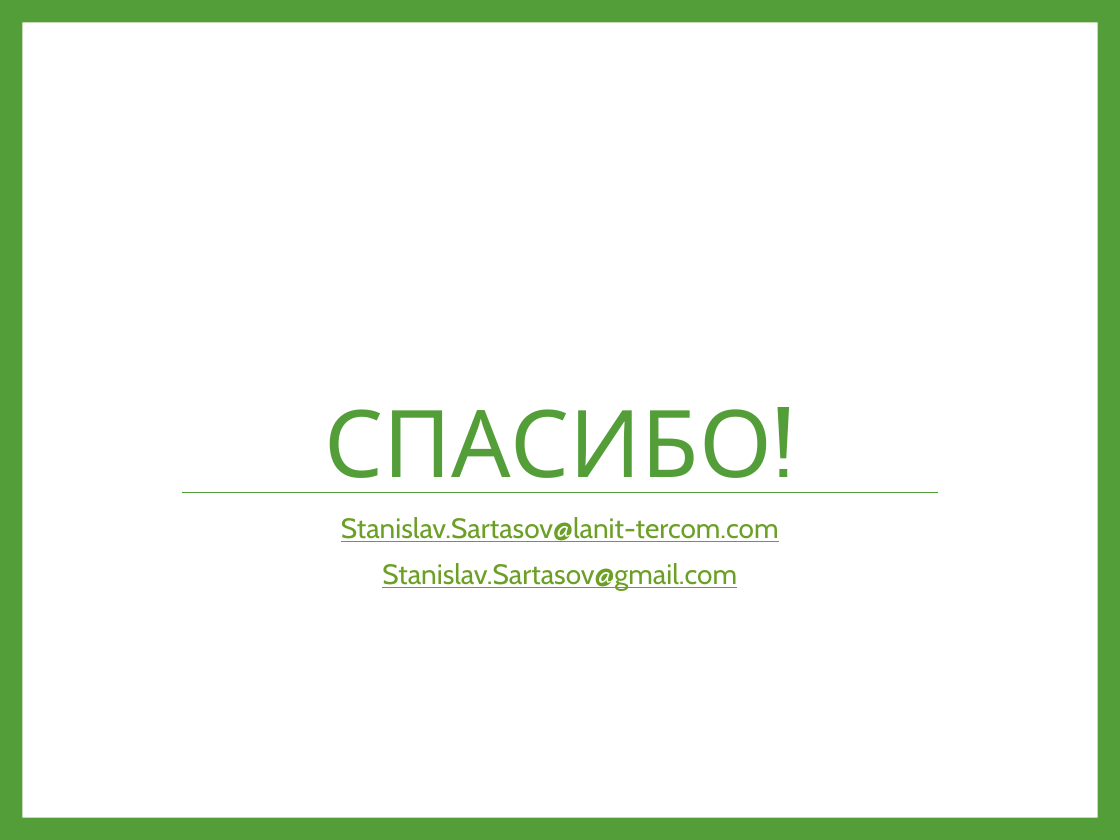
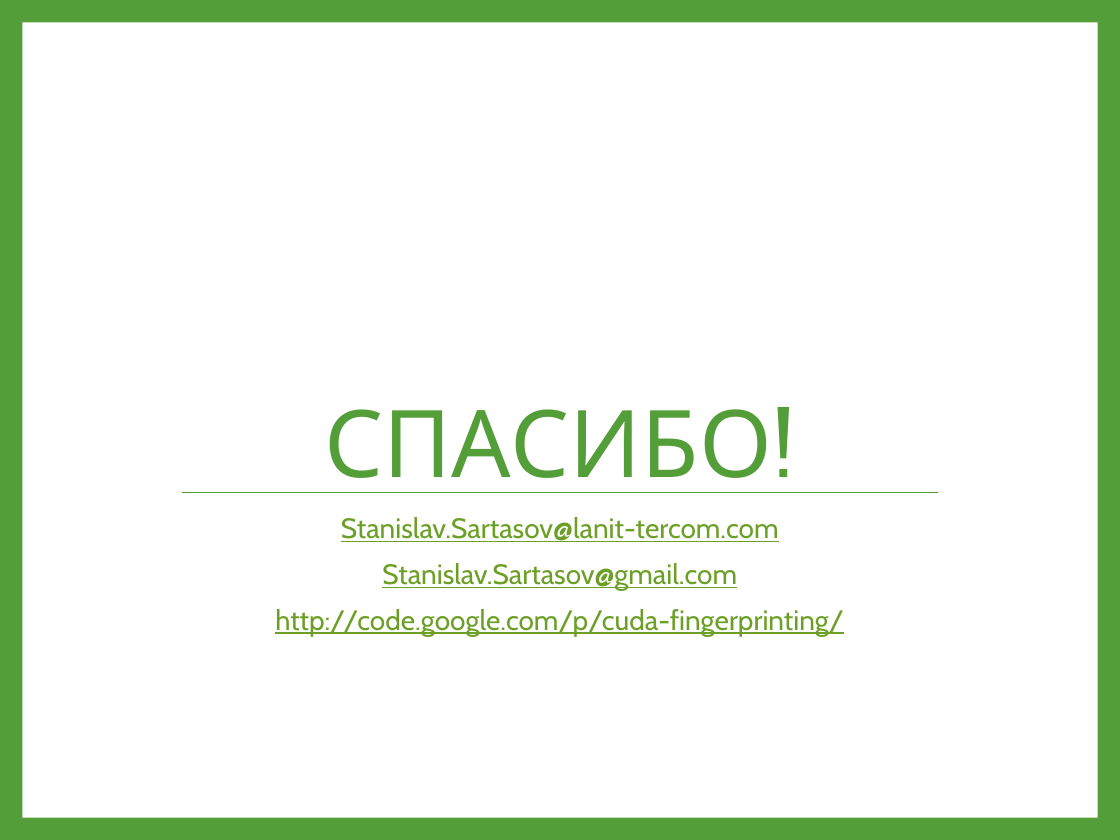
Before and after one commit to swapnilghorpade/cuda-fingerprinting, a slide deck: slide 26 of Publications/15.03.2013 - SPIIRAS/Опыт решения задачи дактилоскопической идентификации с использованием GPGPU.pptx (slide 25 before the commit). Drawn at 1120x840 pixels with LibreOffice and Linux fonts; fonts in the diff are those of the drawing. Boxes give left, top, right and bottom in pixels: in the first picture for what was removed or moved away, otherwise in the second. Text is boxed around its words. In the diff, an @@ line names an element or a change of style, - is before the commit and + after.

```diff
--- a/Publications/15.03.2013 - SPIIRAS/Опыт решения задачи дактилоскопической идентификации с использованием GPGPU.pptx
+++ b/Publications/15.03.2013 - SPIIRAS/Опыт решения задачи дактилоскопической идентификации с использованием GPGPU.pptx
@@ text at (275, 609, 844, 636): paragraph added @@
+http://code.google.com/p/cuda-fingerprinting/
```
Also in this commit, not shown: 1 slide added.
